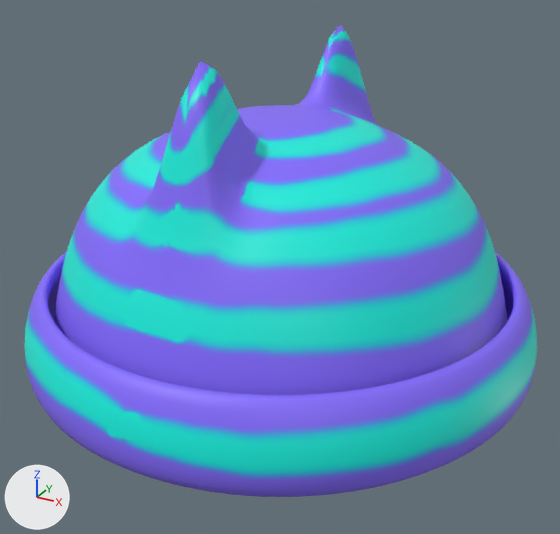
What one commit did to the glTF model assets/hat/monad-hat.gltf.
Before and after are seen from a 50 mm lens placed at (0.22, -0.402, 0.25), pointed at (0.007, -0.014, 0.056). Lighting does not change. The marker at lower left points along +X, +Y and +Z. Where no turn or scale is listed for an object, it has been applied to the vertices. Vertices at the same position are counted once.

The first picture shows '円'.
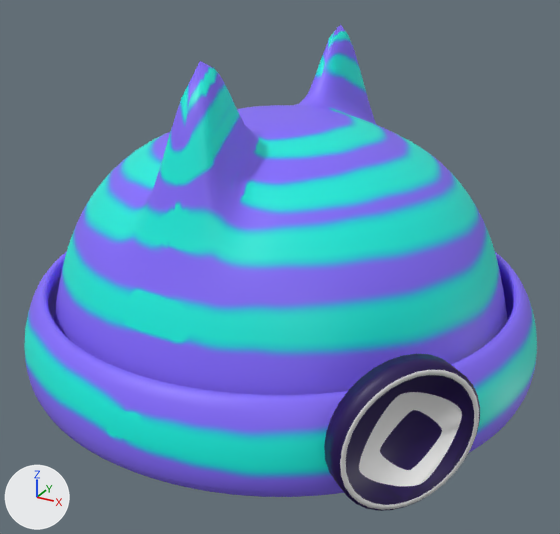
Pixel boxes (x1, y1, x2, y2) of what changed, in the pictures (560 x 534 px):
'円', reshaped: before (24, 24, 537, 497); after (24, 24, 537, 511)
part 1 of me_円, added: after (324, 354, 480, 511)

What the commit changed:
Picture 'badge' (img_badge) is new.
Material 'マテリアル.002' (mat_マテリアル_002) is new.
Its base color is (0.8, 0.8, 0.8) (white #e7e7e7).
Material 'マテリアル' (mat_マテリアル) is new.
Its texture is img_badge.
me_円 is used by ob_円; location (0.0, 0.0, 0.0).
me_円 had 11154 vertices, 22304 faces and spanned x -0.162..0.162, y -0.162..0.162, z -0.005..0.192.
me_円 now has 11346 vertices, 22684 faces and spans x -0.162..0.162, y -0.162..0.162, z -0.006..0.192.
me_円 part 1: a new loose piece of 192 vertices spanning x 0.098..0.154, y -0.144..-0.075, z -0.006..0.072.
me_円 now uses material mat_マテリアル (picture img_badge).
me_円 now uses material mat_マテリアル_002 (white #e7e7e7).
